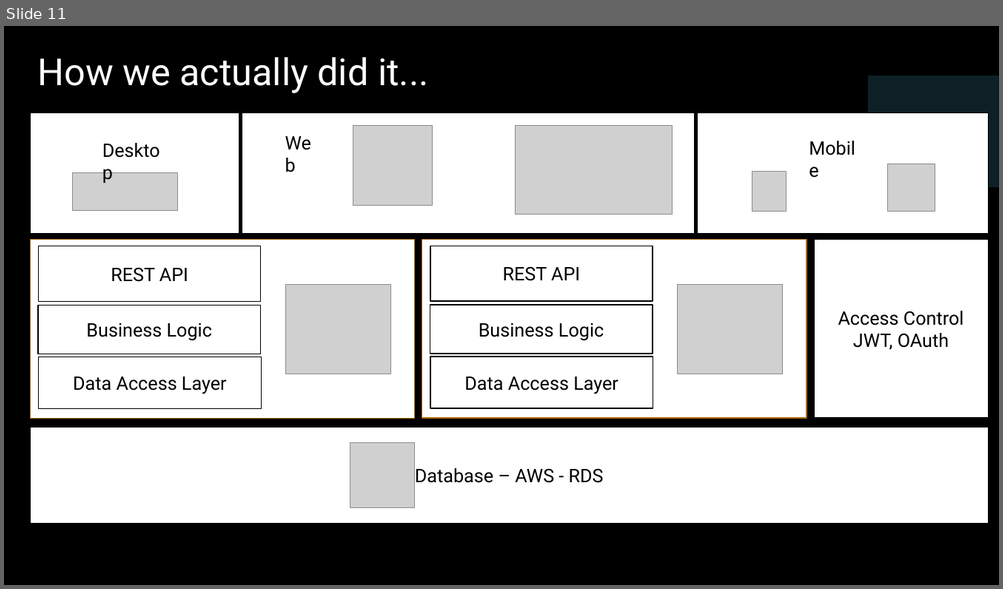
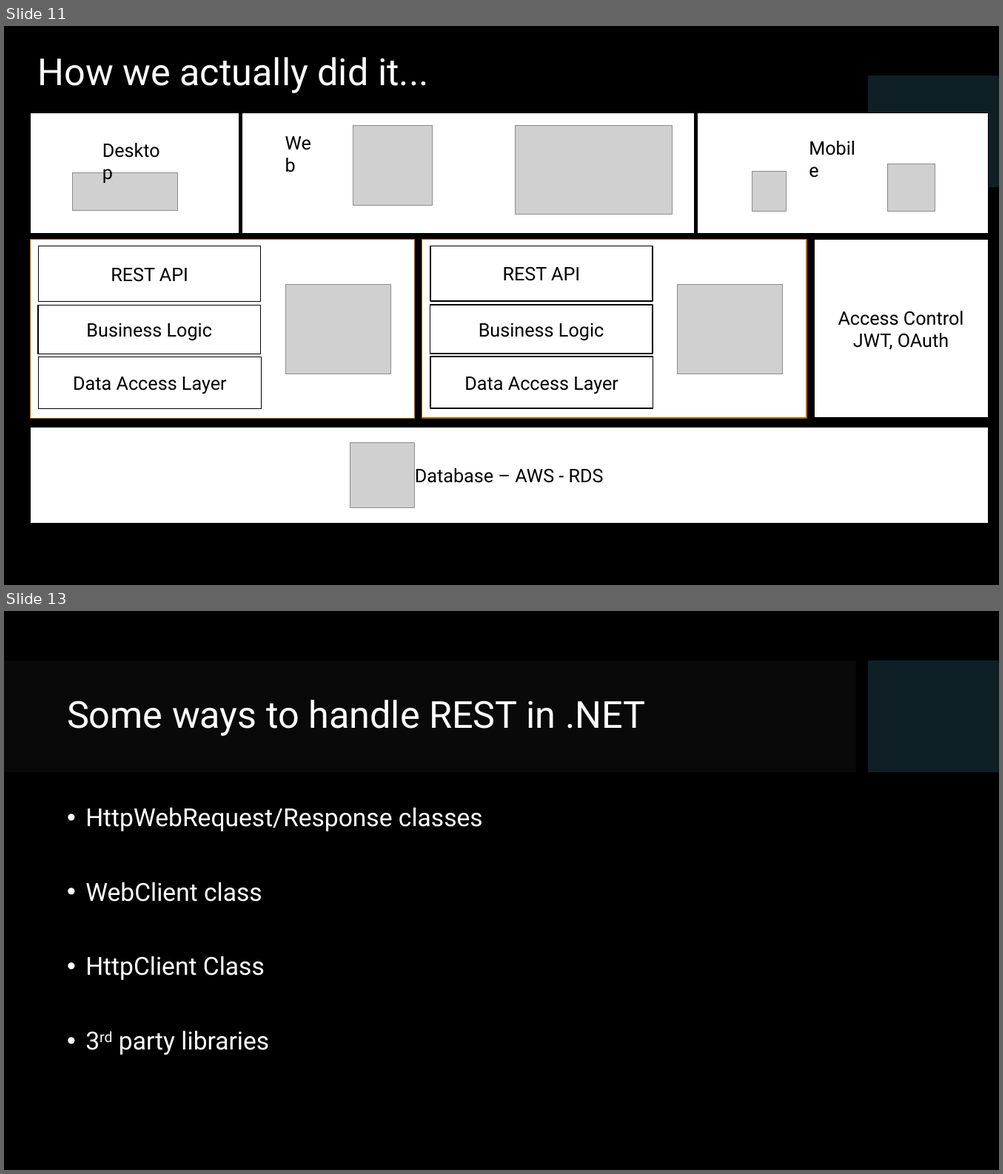
Before and after one commit to NikolayVasilev/DesktopAppsWithWeb, a slide deck: Presentation/DesktopAppsWithWeb.pptx. Shown one above the other, each under a label of ours: slide 11 before the commit, slides 11 and 13 after it; the slides between them are not shown. The pictures are 1003x589 and 1003x1174 pixels, drawn with LibreOffice and Linux fonts; fonts in the diff are those of the drawing; grey boxes stand for pictures; background and template pictures are left out. Boxes give left, top, right and bottom in pixels: in the first picture for what was removed or moved away, otherwise in the second. Text is boxed around its words. In the diff, an @@ line names an element or a change of style, - is before the commit and + after.

```diff
--- a/Presentation/DesktopAppsWithWeb.pptx
+++ b/Presentation/DesktopAppsWithWeb.pptx
@@ slide 13 added at <box>4,611,999,1170</box>, background picture (left out); not listed: 1 template element that a slide beside it also shows @@
@@ rectangle added at <box>4,661,855,773</box>, fill #262626 at 25% opacity @@
@@ title added at <box>67,700,645,736</box>, 36 pt, text #FFFFFF @@
+Some ways to handle REST in .NET
@@ text added at <box>85,807,483,1055</box>, 24 pt, text #FFFFFF @@
+• HttpWebRequest/Response classes
+• WebClient class
+• HttpClient Class
+• 3rd party libraries
```
Also in this commit, not shown: 1 slide changed, 4 other slides added.
